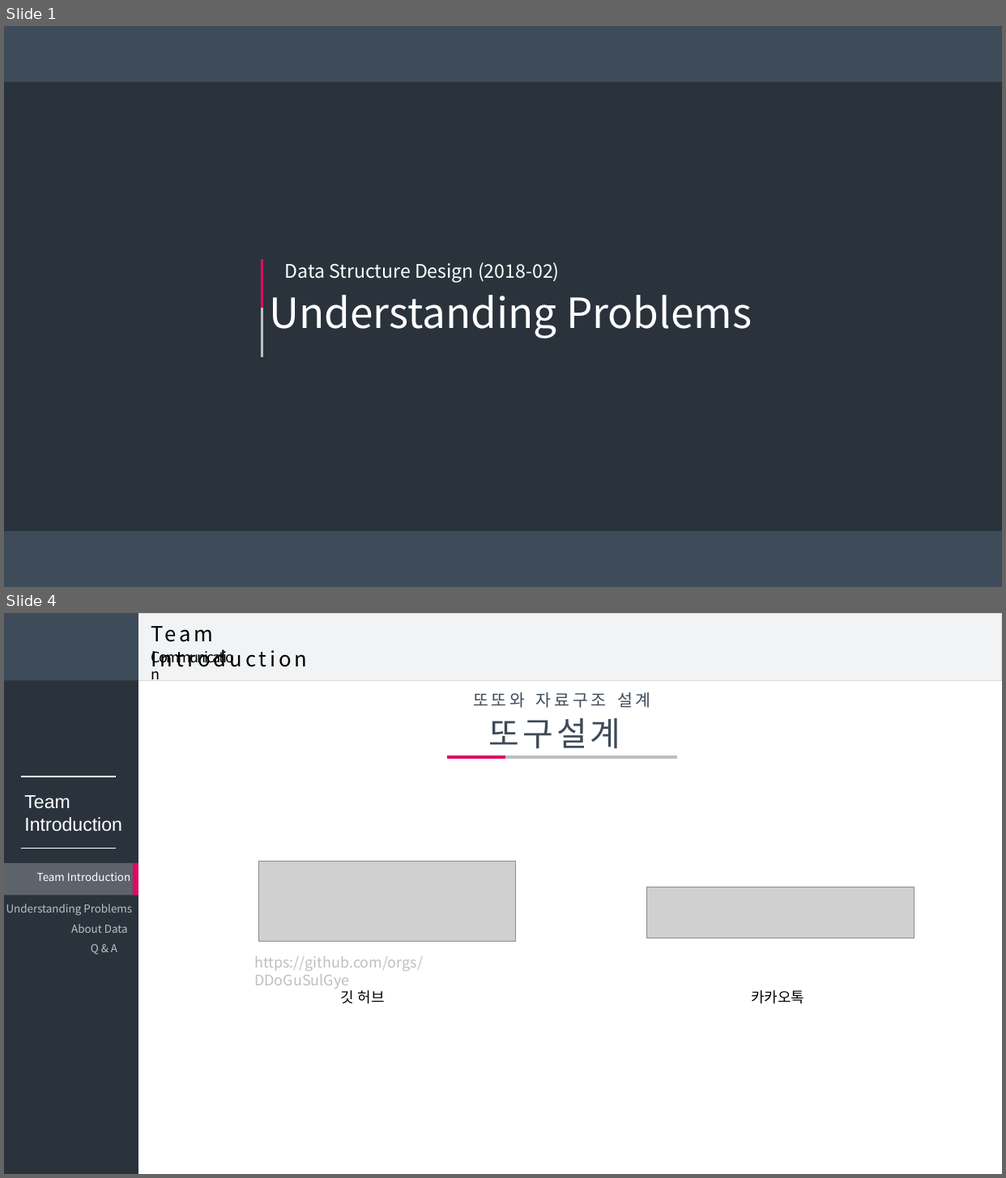
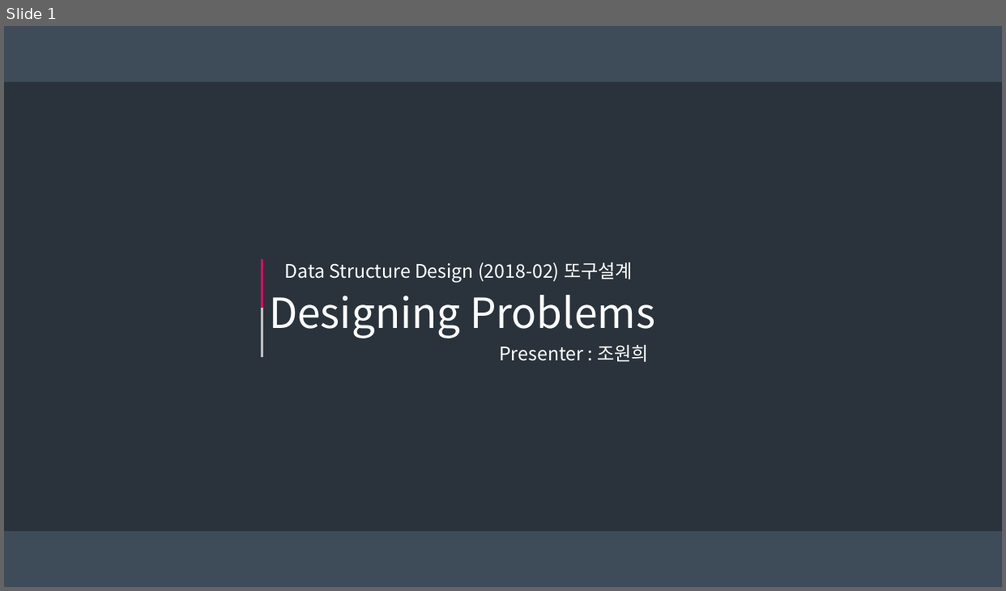
Before and after one commit to DDoGuSulGye/Presentation, a slide deck: 발표자료/03. Designing Problems.pptx. Shown one above the other, each under a label of ours: slides 1 and 4 before the commit, slide 1 after it; the slides between them are not shown. The pictures are 1006x1178 and 1006x591 pixels, drawn with LibreOffice and Linux fonts; fonts in the diff are those of the drawing; grey boxes stand for pictures. Boxes give left, top, right and bottom in pixels: in the first picture for what was removed or moved away, otherwise in the second. Text is boxed around its words. In the diff, an @@ line names an element or a change of style, - is before the commit and + after.

```diff
--- a/발표자료/03. Designing Problems.pptx
+++ b/발표자료/03. Designing Problems.pptx
@@ slide 4 removed at bbox=[4, 613, 1002, 1174], background #FFFFFF @@
@@ rectangle removed at bbox=[4, 613, 138, 1174] @@
@@ rectangle removed at bbox=[4, 613, 138, 680] @@
@@ rectangle removed at bbox=[121, 613, 1002, 680] @@
@@ text removed at bbox=[144, 645, 245, 670] @@
-Communication
@@ text removed at bbox=[151, 649, 308, 672] @@
-Team Introduction
@@ text removed at bbox=[473, 692, 651, 708] @@
-또또와 자료구조 설계
@@ text removed at bbox=[489, 718, 621, 749] @@
-또구설계
@@ line removed from (447, 757) to (505, 757) @@
@@ line removed from (505, 757) to (677, 757) @@
@@ line removed from (20, 776) to (117, 776) @@
@@ text removed at bbox=[24, 795, 122, 832] @@
-Team
-Introduction
@@ line removed from (20, 849) to (117, 849) @@
@@ rectangle removed at bbox=[4, 863, 138, 895] @@
@@ rectangle removed at bbox=[133, 863, 138, 895] @@
@@ group removed at bbox=[254, 862, 914, 1004]: 3 texts, 2 pictures @@
-https://github.com/orgs/DDoGuSulGye
-카카오톡
-깃 허브
@@ group removed at bbox=[6, 872, 132, 955]: 4 texts @@
-Understanding Problems
-Team Introduction
-About Data
-Q & A
@@ slide 1 changed as well @@
@@ text at bbox=[284, 263, 633, 283]: text changed @@
-Data Structure Design (2018-02)
+Data Structure Design (2018-02) 또구설계
@@ text at bbox=[269, 295, 655, 339]: text changed @@
-Understanding Problems
+Designing Problems
@@ text added at bbox=[499, 345, 649, 362], 18 pt, text #FFFFFF @@
+Presenter : 조원희
```
Also in this commit, not shown: 2 other slides changed, 11 slides added, 3 other slides removed.
